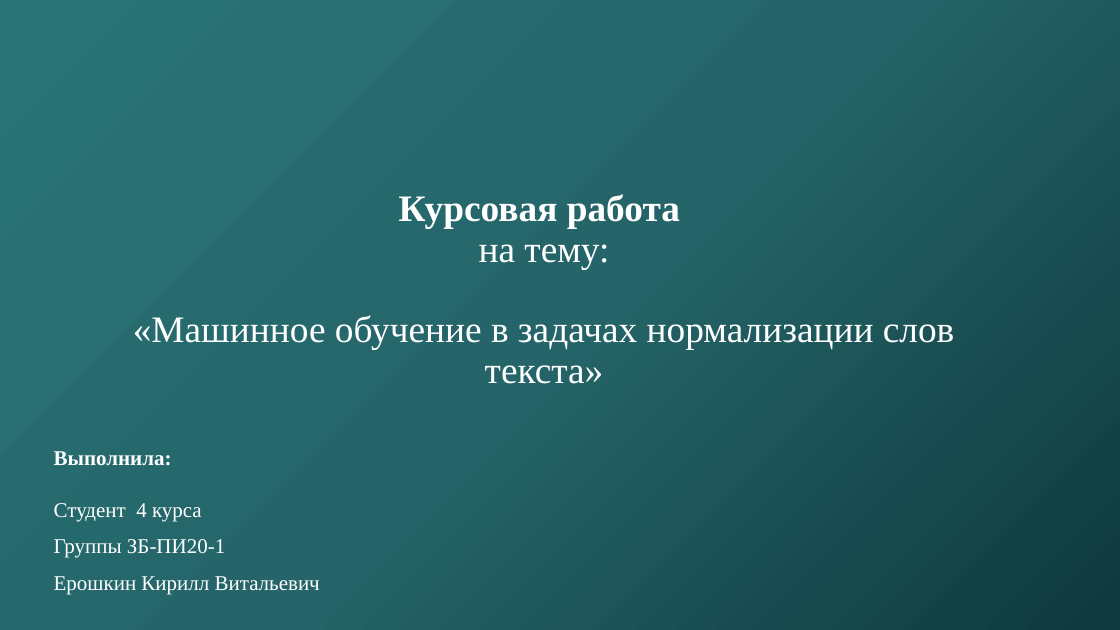
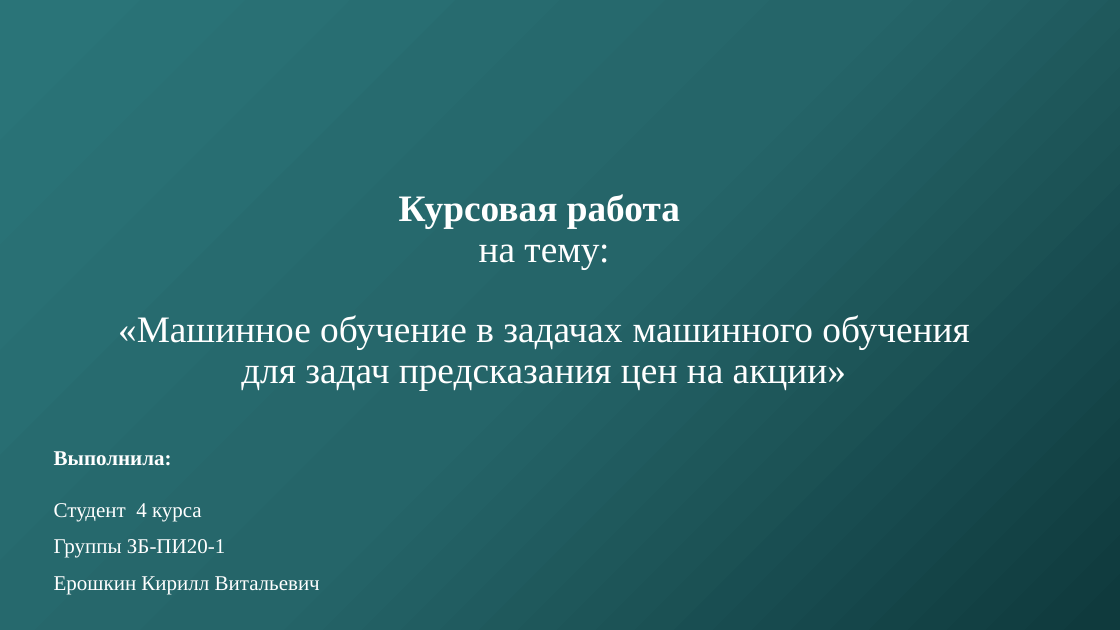
Before and after one commit to Noontr3x/4kyrs, a slide deck: slide 1 of Технологии анализа данных и машинное обучение/Курсовая работа/Курсовая Ерошкин.pptx. Drawn at 1120x630 pixels with LibreOffice and Linux fonts; fonts in the diff are those of the drawing; background and template pictures are left out. Boxes give left, top, right and bottom in pixels: in the first picture for what was removed or moved away, otherwise in the second. Text is boxed around its words. In the diff, an @@ line names an element or a change of style, - is before the commit and + after.

```diff
--- a/Технологии анализа данных и машинное обучение/Курсовая работа/Курсовая Ерошкин.pptx
+++ b/Технологии анализа данных и машинное обучение/Курсовая работа/Курсовая Ерошкин.pptx
@@ title at bbox=[118, 194, 969, 390]: text changed @@
-Курсовая работа
-на тему:
-«Машинное обучение в задачах нормализации слов текста»
+Курсовая работа
+на тему:
+«Машинное обучение в задачах машинного обучения для задач предсказания цен на акции»
```
Also in this commit, not shown: 13 other files.
